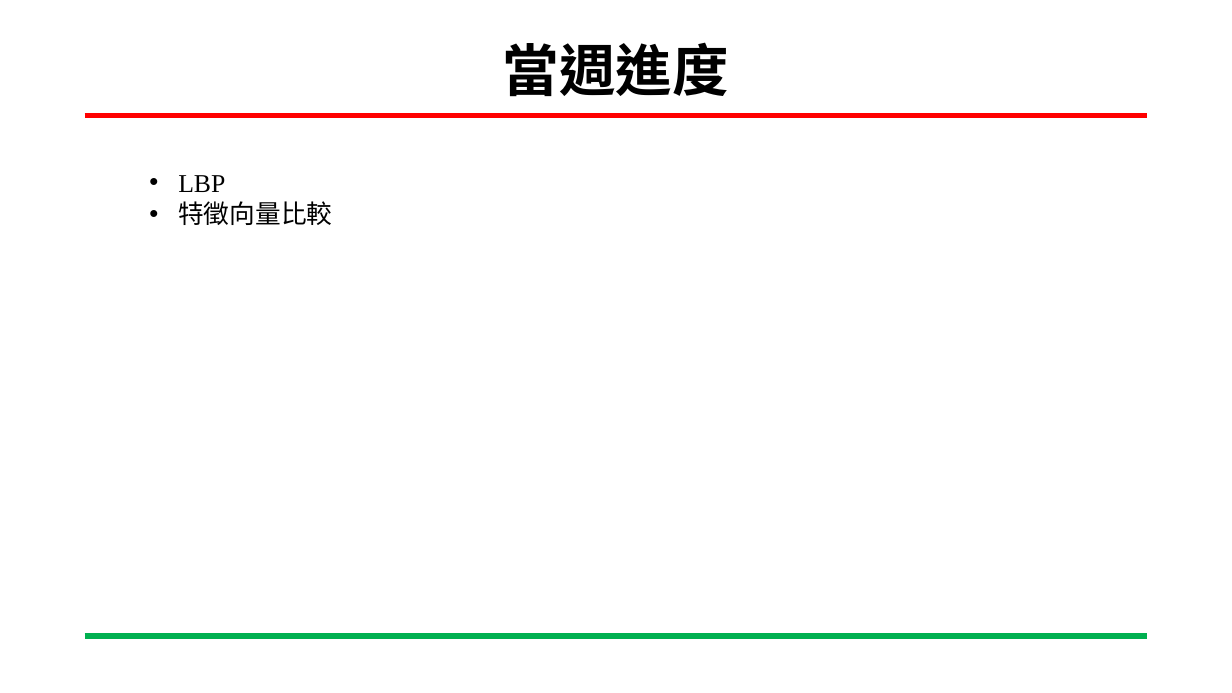
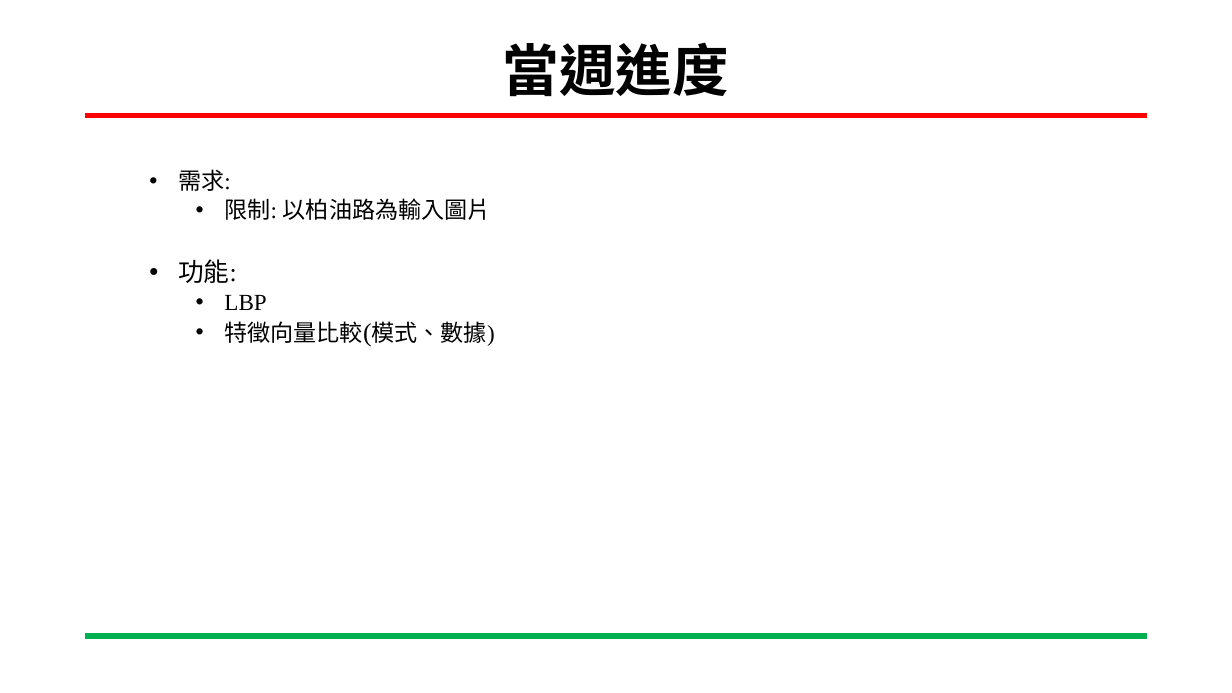
Before and after one commit to ing0331/111-2_Embedded-Image-Processing, a slide deck: slide 3 of HW2/LBP_HW2.pptx. Drawn at 1232x693 pixels with LibreOffice and Linux fonts; fonts in the diff are those of the drawing; background and template pictures are left out. Boxes give left, top, right and bottom in pixels: in the first picture for what was removed or moved away, otherwise in the second. Text is boxed around its words. In the diff, an @@ line names an element or a change of style, - is before the commit and + after.

Commit message:
Add files via upload
0422

```diff
--- a/HW2/LBP_HW2.pptx
+++ b/HW2/LBP_HW2.pptx
@@ text at (178, 169, 491, 283): paragraphs added @@
+  • 需求:
+    • 限制: 以柏油路為輸入圖片
+  • 功能:
@@ text at (224, 295, 266, 310): size 20 to 18 pt in "LBP"; list level 2 to 3 in "LBP" @@
@@ text at (224, 321, 495, 346): text changed; size 20 to 18 pt @@
-  • 特徵向量比較
+    • 特徵向量比較(模式、數據)
```
Also in this commit, not shown: 4 other slides changed.
